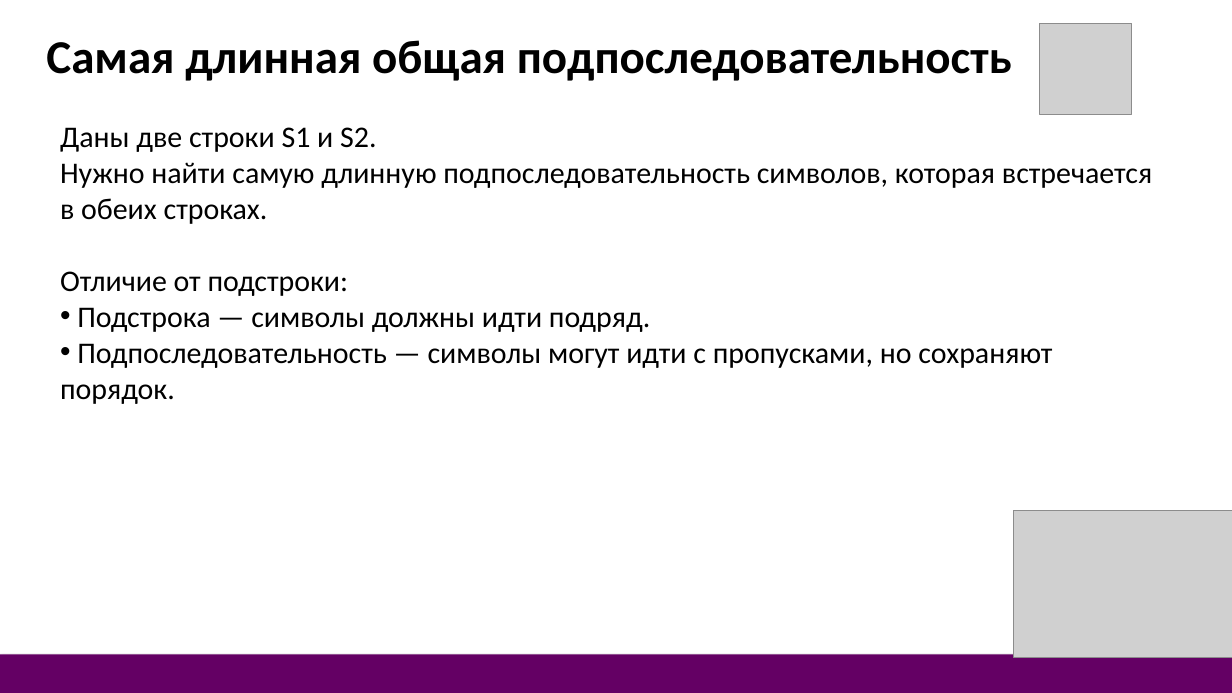
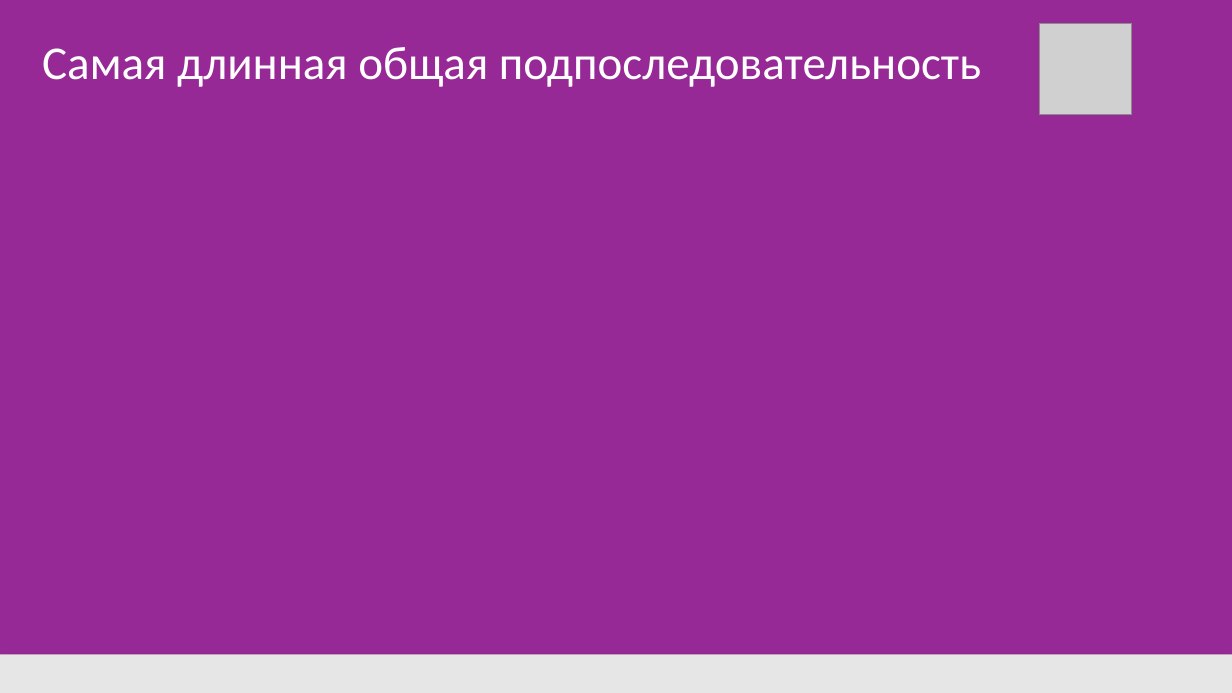
Before and after one commit to DonRobot-all/Algorithmic_training, a slide deck: slide 9 of 14. Самая длинная общая подстрока.pptx. Drawn at 1232x693 pixels with LibreOffice and Linux fonts; fonts in the diff are those of the drawing; grey boxes stand for pictures. Boxes give left, top, right and bottom in pixels: in the first picture for what was removed or moved away, otherwise in the second. Text is boxed around its words. In the diff, an @@ line names an element or a change of style, - is before the commit and + after.

```diff
--- a/14. Самая длинная общая подстрока.pptx
+++ b/14. Самая длинная общая подстрока.pptx
@@ background #FFFFFF to #972996 @@
@@ text "Самая длинная общая подпоследовательность" at box(42, 47, 981, 87): text colour #000000 to #FFFFFF, bold off @@
@@ text removed at box(60, 127, 1152, 404) @@
-Даны две строки S1 и S2.
-Нужно найти самую длинную подпоследовательность символов, которая встречается в обеих строках.
-Отличие от подстроки:
-• Подстрока — символы должны идти подряд.
-• Подпоследовательность — символы могут идти с пропусками, но сохраняют порядок.
@@ picture removed at box(1013, 511, 1232, 657) @@
@@ rectangle at box(0, 654, 1232, 693): fill #640064 to #E6E6E6 @@
```
Also in this commit, not shown: 5 slides added, 1 slide removed, 11 other files.
